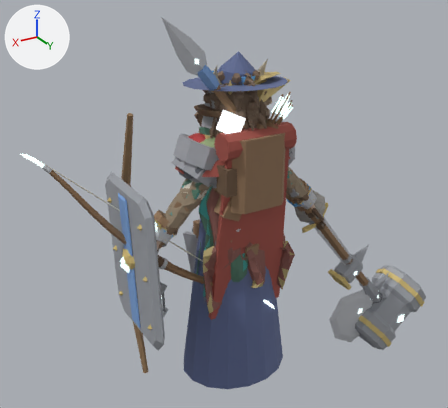
The glTF model art/creator/humanoid_slim/export/humanoid_slim_feminine.glb, before and after one commit.
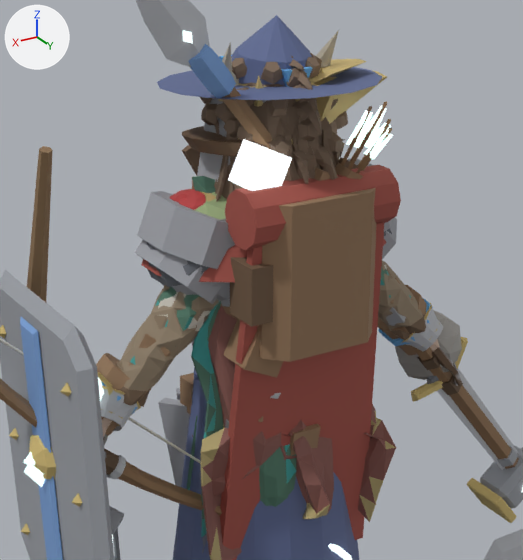
Each version appears first whole from a 50 mm lens placed at (1.66, 2.66, 2.47), pointed at (-0.05, -0.2, 1.04), and next in a close-up on the part from 24% to 79% of the width and 11% to 75% of the height. Arrows for +X, +Y and +Z are at upper left; the lights stay in place. The first two pictures are the older version.

In view in the first close-up: 'part.back.backpack', 'part.back.cape', 'part.back.quiver', 'part.back.travel_cape', 'part.hair.coils', 'part.head.wide_hat', 'part.offhand.tower_shield', 'part.shoulders.ranger_cloak', 'part.shoulders.slabs', 'part.torso.robe', 'part.torso.veteran_gambeson', 'part.weapon.spear' and 39 more.
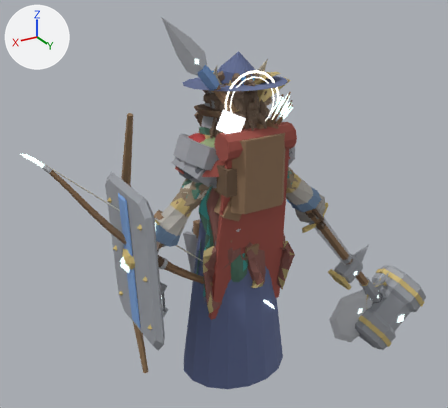
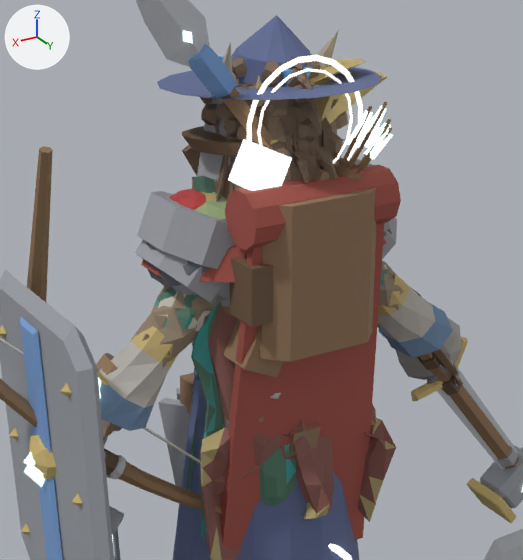
Diff of the bpy script that builds the scene:
```diff
--- a/art/creator/humanoid_slim/export/humanoid_slim_feminine.glb.py
+++ b/art/creator/humanoid_slim/export/humanoid_slim_feminine.glb.py
@@ me_part_head_priestess_circlet @@
+me_part_head_priestess_circlet.from_pydata(...)  # 228 vertices, 440 faces; spans x -0.16..0.16, y -0.137..0.165, z 1.558..1.878
+# faces by material slot: [176, 264]
+me_part_head_priestess_circlet.materials.append(mat_metal)
+me_part_head_priestess_circlet.materials.append(mat_emissive)
@@ me_part_arms_priestess_sleeves @@
+me_part_arms_priestess_sleeves.from_pydata(...)  # 256 vertices, 576 faces; spans x -0.541..0.541, y -0.048..0.13, z 1.014..1.321
+# faces by material slot: [320, 256]
+me_part_arms_priestess_sleeves.materials.append(mat_cloth)
+me_part_arms_priestess_sleeves.materials.append(mat_metal)
@@ ob_part_head_priestess_circlet @@
+ob_part_head_priestess_circlet = bpy.data.objects.new('part.head.priestess_circlet', me_part_head_priestess_circlet)
+ob_part_head_priestess_circlet.location = (0.0, 0.0, 0.0)
@@ ob_part_arms_priestess_sleeves @@
+ob_part_arms_priestess_sleeves = bpy.data.objects.new('part.arms.priestess_sleeves', me_part_arms_priestess_sleeves)
+ob_part_arms_priestess_sleeves.location = (0.0, 0.0, 0.0)
```

Pixel boxes [x1, y1, x2, y2] of what changed, in the close-ups (523 x 560 px):
'part.arms.priestess_sleeves', added: after [97, 273, 453, 431]
    faces in mat_cloth: [97, 286, 453, 431]
    faces in mat_metal: [131, 273, 410, 368]
'part.head.priestess_circlet', added: after [247, 55, 363, 164]
'part.torso.veteran_gambeson', unchanged, covered by the edit: before [116, 260, 426, 407]; after [131, 260, 403, 369]
'part.arms.gauntlets', unchanged, covered by the edit: before [100, 303, 461, 441]; after [103, 348, 461, 441]
'part.arms.bracers', unchanged, covered by the edit: before [96, 285, 433, 436]; after [96, 286, 429, 436]
